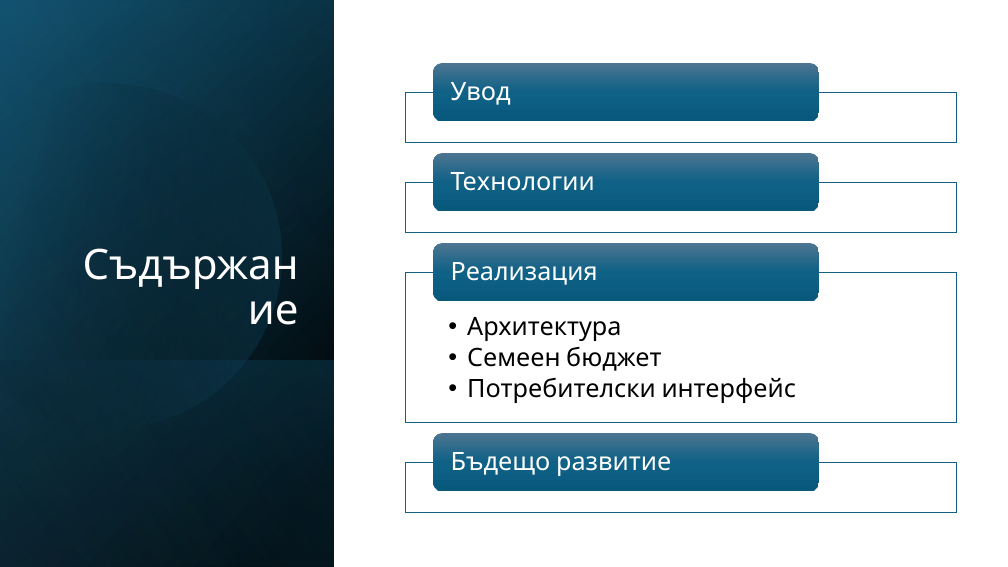
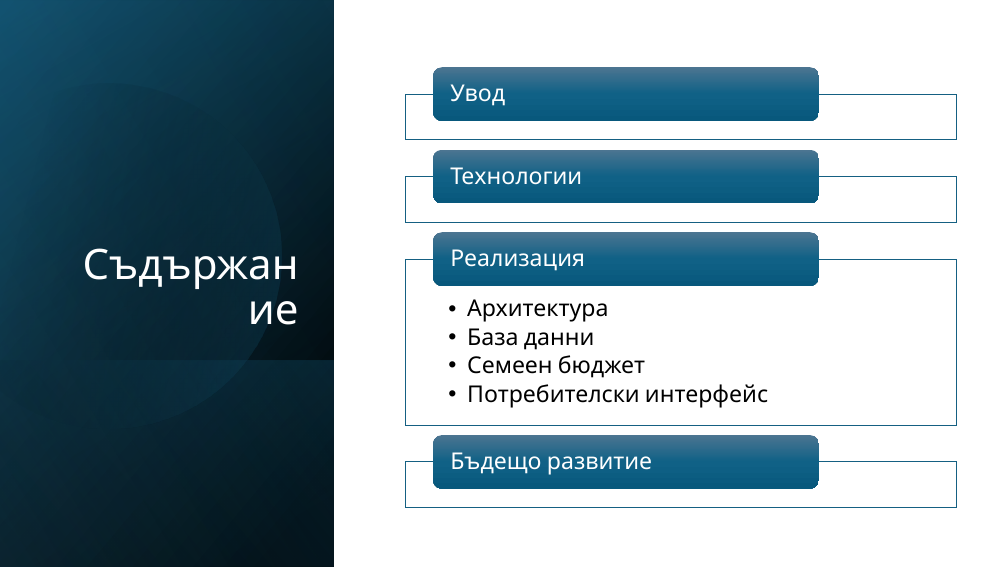
Before and after one commit to Exonault/MastersProject, a slide deck: slide 2 of Document/Presentation.pptx. Drawn at 1008x567 pixels with LibreOffice and Linux fonts; fonts in the diff are those of the drawing. Boxes give left, top, right and bottom in pixels: in the first picture for what was removed or moved away, otherwise in the second. Text is boxed around its words. In the diff, an @@ line names an element or a change of style, - is before the commit and + after.

Commit message:
presentation fix

```diff
--- a/Document/Presentation.pptx
+++ b/Document/Presentation.pptx
@@ rounded rectangle: place and size @@
-rounded rectangle at [433,63,819,121]
+rounded rectangle at [433,67,819,121]
@@ rectangle: place and size @@
-rectangle at [405,182,957,232]
+rectangle at [405,177,957,223]
@@ rounded rectangle: place and size @@
-rounded rectangle at [433,153,819,211]
+rounded rectangle at [433,150,819,203]
@@ rounded rectangle: place and size @@
-rounded rectangle at [433,243,819,301]
+rounded rectangle at [433,232,819,286]
@@ size 24 to 22 pt in 4 elements at [450,452,652,475], [450,84,505,106], [450,167,582,184], [450,249,585,271] @@
@@ text "Реализация": place and size @@
-text "Реализация" at [451,262,598,285]
+text "Реализация" at [450,249,585,271]
@@ text "Архитектура": place and size @@
-text "Архитектура" at [467,317,796,403]
+text "Архитектура" at [467,299,768,407]
@@ rectangle: place and size @@
-rectangle at [405,272,957,422]
+rectangle at [405,259,957,426]
@@ text at [467,299,768,407]: size 24 to 22 pt in "Архитектура", "Семеен бюджет", "Потребителски интерфейс" @@
@@ text at [467,328,595,350]: paragraph added @@
+  • База данни
@@ rounded rectangle: place and size @@
-rounded rectangle at [433,433,819,492]
+rounded rectangle at [433,435,819,488]
@@ rectangle: place and size @@
-rectangle at [405,462,957,512]
+rectangle at [405,462,957,508]
```
Also in this commit, not shown: 5 other slides changed.
